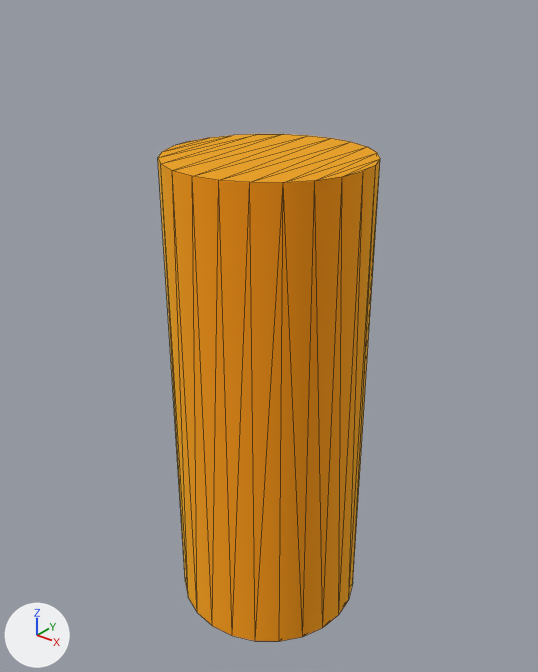
What one commit did to the glTF model graphics/weapons/bullet.glb.
Before and after are seen from a 50 mm lens placed at (0.0425, -0.0532, 0.0397), pointed at (-0.0004, 0.0005, 0.0064). Arrows for +X, +Y and +Z are at lower left; the lights stay in place. Mesh edges are drawn as thin lines. Vertices at the same position are counted once.

The scene before the commit, as lines of its bpy script (objects in view):
```python
me_mesh_foambulleta = bpy.data.meshes.new('Mesh foamBulletA')
me_mesh_foambulleta.from_pydata(...)  # a 24-sided cylinder along z spanning x -0.01..0.01, y -0.01..0.01, z -0.025..0.025
me_mesh_foambulleta.materials.append(mat_yellow)  # yellow #fec638
ob_foambulleta = bpy.data.objects.new('foamBulletA', me_mesh_foambulleta)
ob_foambulleta.location = (0.0, 0.0, 0.0)
```
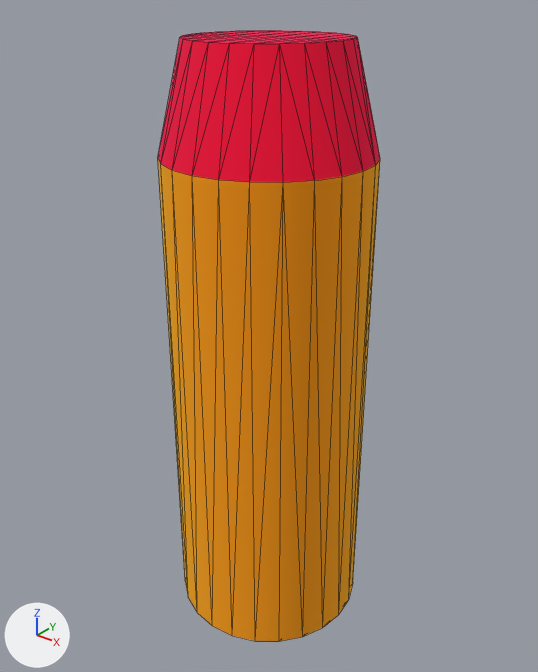
The newer file is also turned or shifted as a whole; pictures and numbers use the older file's frame.

Pixel boxes [x1, y1, x2, y2] of what changed, in the pictures (538 x 672 px):
'foamBulletA', reshaped (20% taller)
    before: [158, 134, 380, 642]
    after: [158, 30, 380, 642]
part 1 of me_mesh_foambulleta, built on
    before: [158, 134, 380, 183]
    after: [158, 30, 380, 183]

The change in detail:
Material 'pink' (mat_pink) is new.
Its base color is (0.991, 0.0395, 0.141) (red #fe3869).
Its metallic is 1.0.
Its roughness is 1.0.
me_mesh_foambulleta is used by ob_foambulleta; location (0.0, 0.0, 0.0).
me_mesh_foambulleta had 48 vertices, 92 faces and spanned x -0.01..0.01, y -0.01..0.01, z -0.025..0.025.
me_mesh_foambulleta now has 72 vertices, 140 faces and spans x -0.01..0.01, y -0.01..0.01, z -0.025..0.035.
Part 1, on me_mesh_foambulleta:
22 faces are deleted.
24 vertices are added at x -0.0075..0.0075, y -0.0075..0.0075, z 0.035.
70 new faces join them, mat_pink (red #fe3869).
me_mesh_foambulleta now uses material mat_pink (red #fe3869).
